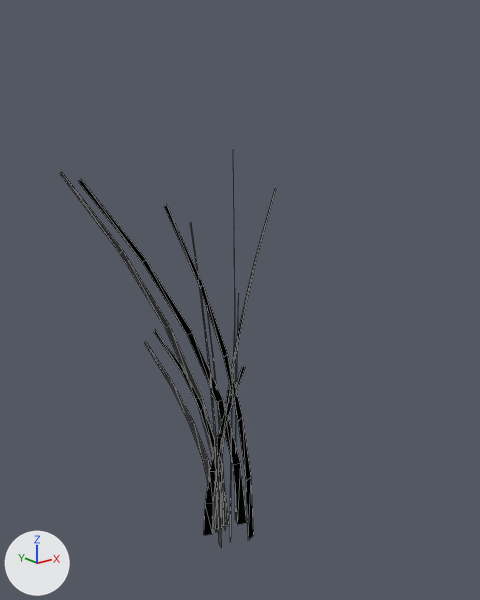
The glTF model props/fond/herbier.glb, before and after one commit.
Both versions are drawn from a camera (50 mm lens) standing at (-0.433, -0.578, 0.514) and looking at (0.031, 0.002, 0.282). Lighting does not change. The marker at lower left points along +X, +Y and +Z. The older version comes first. Mesh edges are drawn as thin lines. Materials are left out; every surface is plain grey.

Before the edit, the objects in view are built like this:
```python
me_herbier = bpy.data.meshes.new('herbier')
me_herbier.from_pydata(...)  # 144 vertices, 120 faces; spans x -0.132..0.171, y -0.067..0.144, z -0.021..0.443
me_herbier.materials.append(mat_herbier)
ob_herbier = bpy.data.objects.new('herbier', me_herbier)
ob_herbier.location = (0.0, 0.0, 0.0)
```
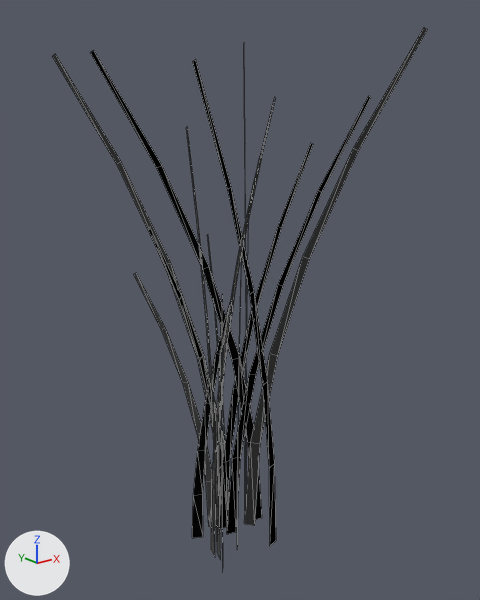
Changed parts and their boxes (x1, y1, x2, y2) in the pictures (480 x 600 px; the box of a moved part takes in the faces that stretch with it):
'herbier', reshaped (73% wider, 38% taller): before (60, 164, 276, 548); after (53, 28, 428, 560)
part 1 of me_herbier, moved or reshaped: before (233, 164, 236, 378); after (244, 81, 247, 494)
part 2 of me_herbier, moved or reshaped: before (60, 172, 229, 526); after (53, 54, 230, 509)
part 3 of me_herbier, moved or reshaped: before (216, 189, 276, 531); after (215, 98, 275, 490)
part 4 of me_herbier, moved or reshaped: before (165, 204, 254, 540); after (90, 50, 262, 520)
part 5 of me_herbier, moved or reshaped: before (230, 327, 235, 542); after (208, 237, 228, 527)
part 6 of me_herbier, moved or reshaped: before (204, 366, 245, 535); after (245, 221, 249, 448)
part 7 of me_herbier, moved or reshaped: before (145, 342, 222, 530); after (134, 273, 217, 528)
part 8 of me_herbier, added: after (148, 228, 221, 492)
part 9 of me_herbier, moved or reshaped: before (191, 225, 222, 548); after (193, 59, 276, 546)
part 10 of me_herbier, moved or reshaped: before (235, 301, 239, 517); after (237, 257, 242, 547)
part 11 of me_herbier, moved or reshaped: before (78, 180, 247, 525); after (227, 96, 371, 534)
part 12 of me_herbier, added: after (211, 157, 261, 557)
part 13 of me_herbier, added: after (220, 143, 313, 529)
part 14 of me_herbier, added: after (244, 28, 428, 525)
part 15 of me_herbier, moved or reshaped: before (154, 309, 226, 530); after (186, 127, 230, 560)

What changed in the scene script:
```text
Change me_herbier:
    used by ob_herbier; location = (0.0, 0.0, 0.0)
    remove me_herbier.from_pydata(...)  # 144 vertices, 120 faces; spans x -0.132..0.171, y -0.067..0.144, z -0.021..0.443
    add me_herbier.from_pydata(...)  # 216 vertices, 180 faces; spans x -0.12..0.197, y -0.154..0.15, z -0.021..0.575
    me_herbier part 1: the loose piece of 12 vertices spanning x 0.025..0.103, y 0.002..0.107, z -0.02..0.443 is scaled about its middle by (0.96, 0.96, 1.28), then moved by (0.02, 0.003, 0.064)
    me_herbier part 2: the loose piece of 12 vertices spanning x -0.117..0.013, y 0.001..0.144, z -0.02..0.428 is scaled about its middle by (1.01, 1.01, 1.28), then moved by (0.006, 0.005, 0.063)
    me_herbier part 3: the loose piece of 12 vertices spanning x -0.009..0.171, y 0.003..0.099, z -0.021..0.39 is scaled about its middle by (1.03, 1.03, 1.29), then moved by (0.0, 0.005, 0.059)
    me_herbier part 4: the loose piece of 12 vertices spanning x -0.112..0.026, y -0.067..-0.032, z -0.02..0.417 is scaled about its middle by (1.22, -2.07, 1.31), then moved by (0.017, 0.075, 0.068)
    me_herbier part 5: the loose piece of 12 vertices spanning x -0.006..0.043, y -0.025..0.028, z -0.02..0.244 is scaled about its middle by (0.698, 1.58, 1.39), then moved by (0.006, 0.037, 0.051)
    me_herbier part 6: the loose piece of 12 vertices spanning x -0.023..0.026, y -0.014..0.008, z -0.02..0.206 is scaled about its middle by (0.989, -2.4, 1.7), then moved by (0.072, 0.045, 0.078)
    me_herbier part 7: the loose piece of 12 vertices spanning x -0.052..0.001, y 0.002..0.085, z -0.02..0.225 is scaled about its middle by (1.05, 1.05, 1.35), then moved by (-0.003, 0.007, 0.043)
    me_herbier part 8: the loose piece of 12 vertices spanning x -0.112..0.026, y -0.067..-0.032, z -0.02..0.417 is copied, and the copy is scaled about its middle by (1.04, 2.04, 0.948), then moved by (-0.005, 0.035, -0.011); it spans x -0.12..0.024, y -0.051..0.022, z -0.021..0.394
    me_herbier part 9: the loose piece of 12 vertices spanning x -0.021..0.016, y -0.027..0.08, z -0.02..0.364 is scaled about its middle by (-3.71, -0.333, 1.46), then moved by (-0.024, -0.101, 0.088)
    me_herbier part 10: the loose piece of 12 vertices spanning x 0.027..0.076, y 0.008..0.061, z -0.02..0.268 is scaled about its middle by (1.01, 0.989, 1.22), then moved by (-0.035, -0.049, 0.032)
    me_herbier part 11: the loose piece of 12 vertices spanning x -0.132..0.034, y -0.007..0.065, z -0.02..0.428 is scaled about its middle by (-1.19, -0.363, 1.18), then moved by (0.148, -0.051, 0.041)
    me_herbier part 12: the loose piece of 12 vertices spanning x -0.021..0.016, y -0.027..0.08, z -0.02..0.364 is copied, and the copy is scaled about its middle by (-1.05, -1.26, 1.26), then moved by (-0.05, -0.114, 0.049); it spans x -0.072..-0.033, y -0.154..-0.021, z -0.02..0.463
    me_herbier part 13: the loose piece of 12 vertices spanning x 0.025..0.103, y 0.002..0.107, z -0.02..0.443 is copied, and the copy is scaled about its middle by (1.82, -0.0218, 1.03), then moved by (0.007, -0.051, 0.006); it spans x -0.002..0.143, y 0.002..0.004, z -0.02..0.456
    me_herbier part 14: the loose piece of 12 vertices spanning x -0.112..0.026, y -0.067..-0.032, z -0.02..0.417 is copied, and the copy is scaled about its middle by (-0.929, 3.7, 1.36), then moved by (0.138, -0.022, 0.079); it spans x 0.031..0.159, y -0.137..-0.006, z -0.02..0.575
    me_herbier part 15: 24 vertices removed from x -0.121..0.037, y -0.056..0.077, z -0.021..0.295; 48 vertices added at x -0.046..0.022, y -0.062..0.062, z -0.02..0.477
```
